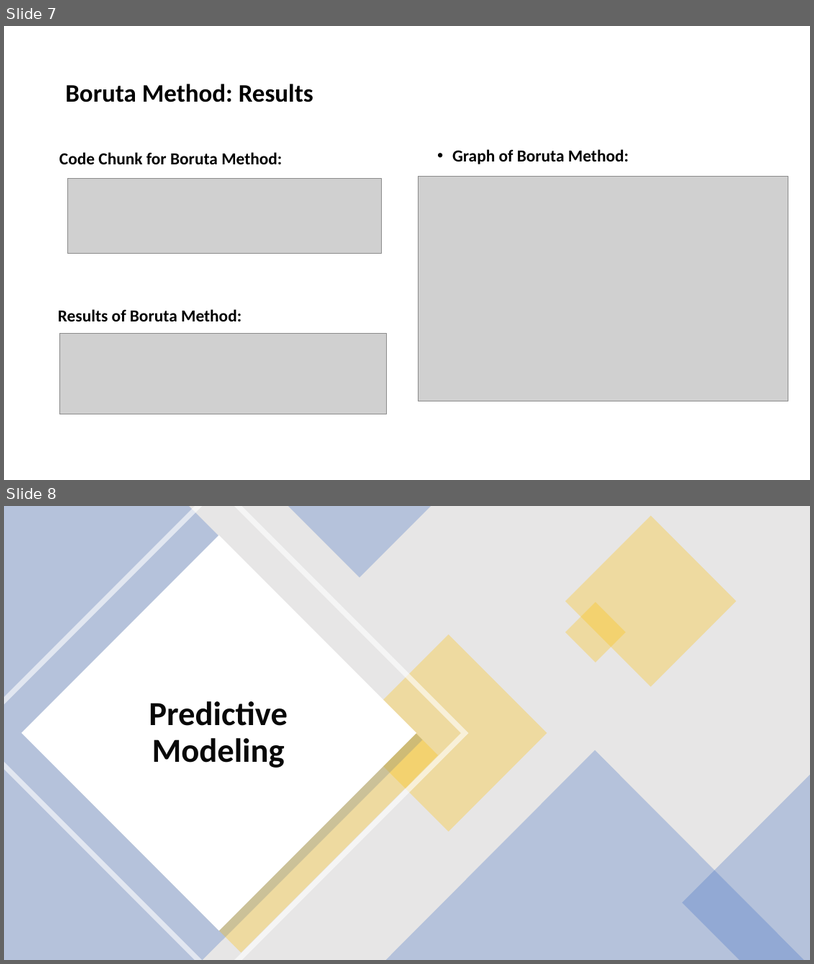
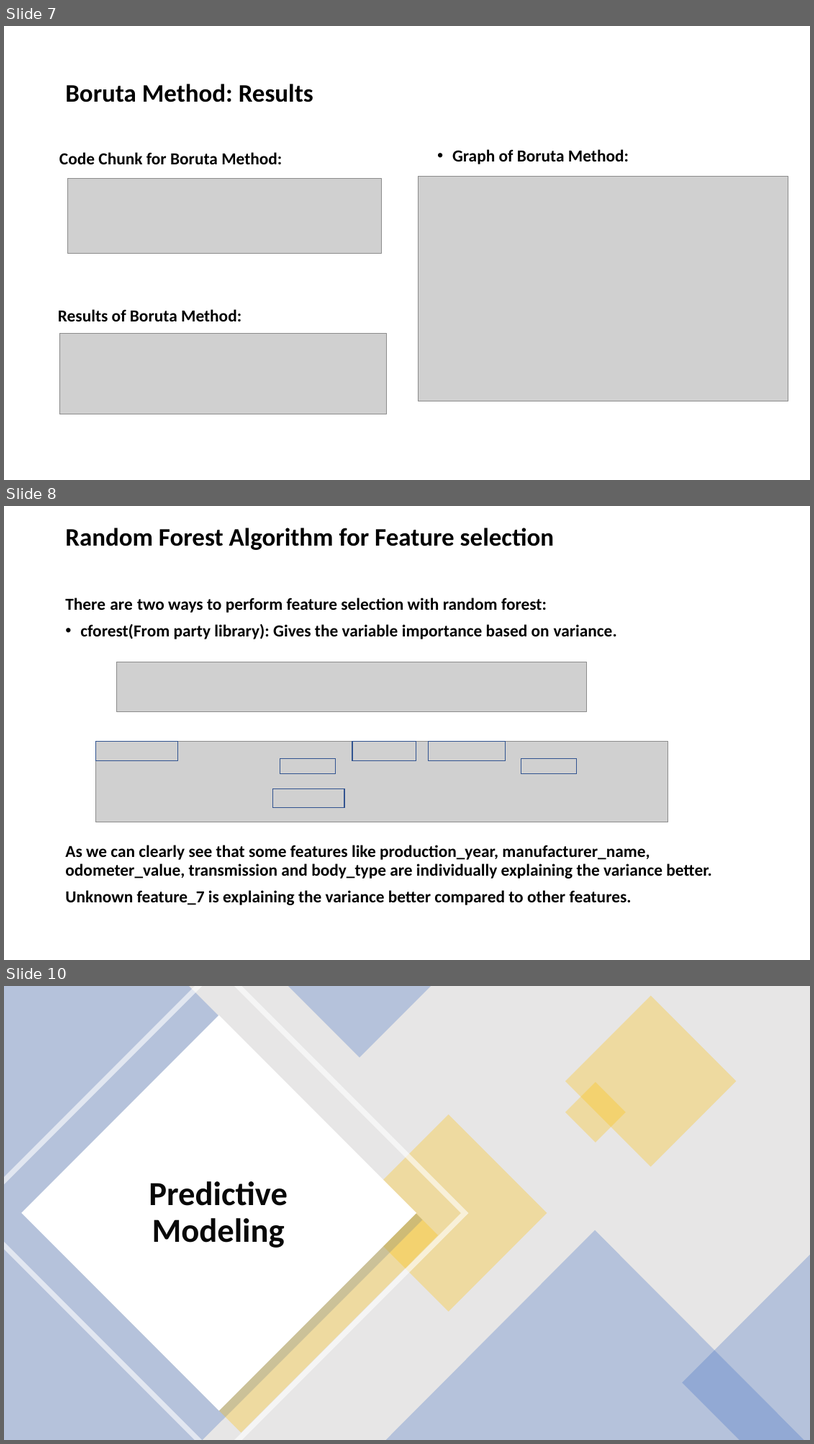
Before and after one commit to MANOJKUMAR1302/22FA_Dataverse_Team08, a slide deck: TEAM 8_FINAL_PRESENTATION.pptx. Shown one above the other, each under a label of ours: slides 7 and 8 before the commit, slides 7, 8 and 10 after it; the slides between them are not shown. The pictures are 814x964 and 814x1444 pixels, drawn with LibreOffice and Linux fonts; fonts in the diff are those of the drawing; grey boxes stand for pictures. Boxes give left, top, right and bottom in pixels: in the first picture for what was removed or moved away, otherwise in the second. Text is boxed around its words. In the diff, an @@ line names an element or a change of style, - is before the commit and + after.

Commit message:
Update TEAM 8_FINAL_PRESENTATION.pptx
Added slides for RF feature selection Technique

```diff
--- a/TEAM 8_FINAL_PRESENTATION.pptx
+++ b/TEAM 8_FINAL_PRESENTATION.pptx
@@ slide 8 added at <box>4,506,810,960</box>, background #FFFFFF @@
@@ title added at <box>65,528,554,550</box>, 30 pt, text #000000, bold @@
+Random Forest Algorithm for Feature selection
@@ text added at <box>65,597,712,905</box>, 20 pt, text #000000, bold @@
+There are two ways to perform feature selection with random forest:
+• cforest(From party library): Gives the variable importance based on variance.
+As we can clearly see that some features like production_year, manufacturer_name, odometer_value, transmission and body_type are individually explaining the variance better.
+Unknown feature_7 is explaining the variance better compared to other features.
@@ picture added at <box>117,662,587,712</box> @@
@@ picture added at <box>96,741,669,822</box> @@
@@ rectangle added at <box>96,741,178,761</box>, outline #325491 1 pt @@
@@ rectangle added at <box>352,741,416,761</box>, outline #325491 1 pt @@
@@ rectangle added at <box>429,741,506,761</box>, outline #325491 1 pt @@
@@ rectangle added at <box>280,759,335,773</box>, outline #325491 1 pt @@
@@ rectangle added at <box>521,759,577,773</box>, outline #325491 1 pt @@
@@ rectangle added at <box>273,789,345,808</box>, outline #325491 1 pt @@
@@ what was slide 8 is now slide 10 @@
```
Also in this commit, not shown: 1 other slide added.
